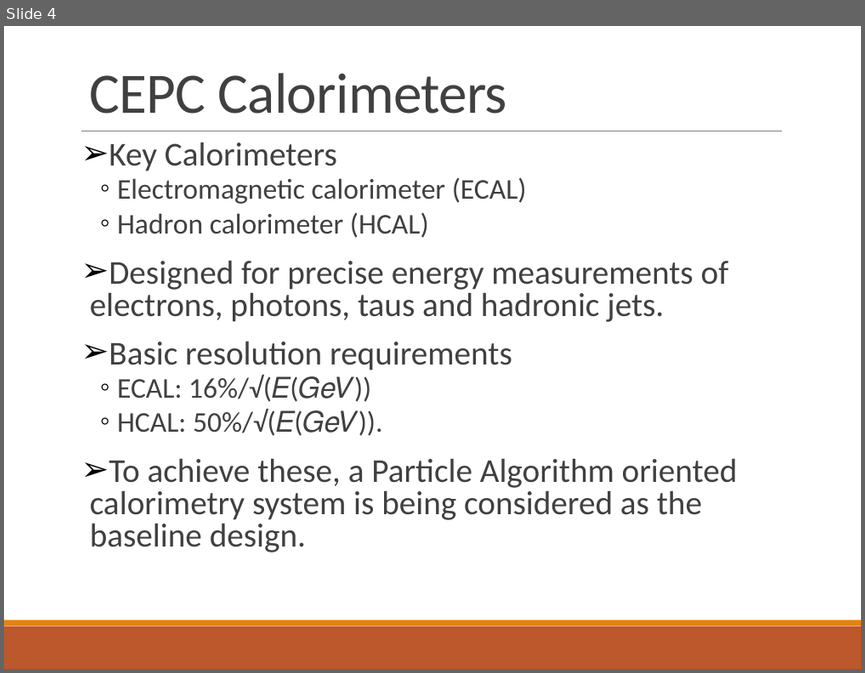
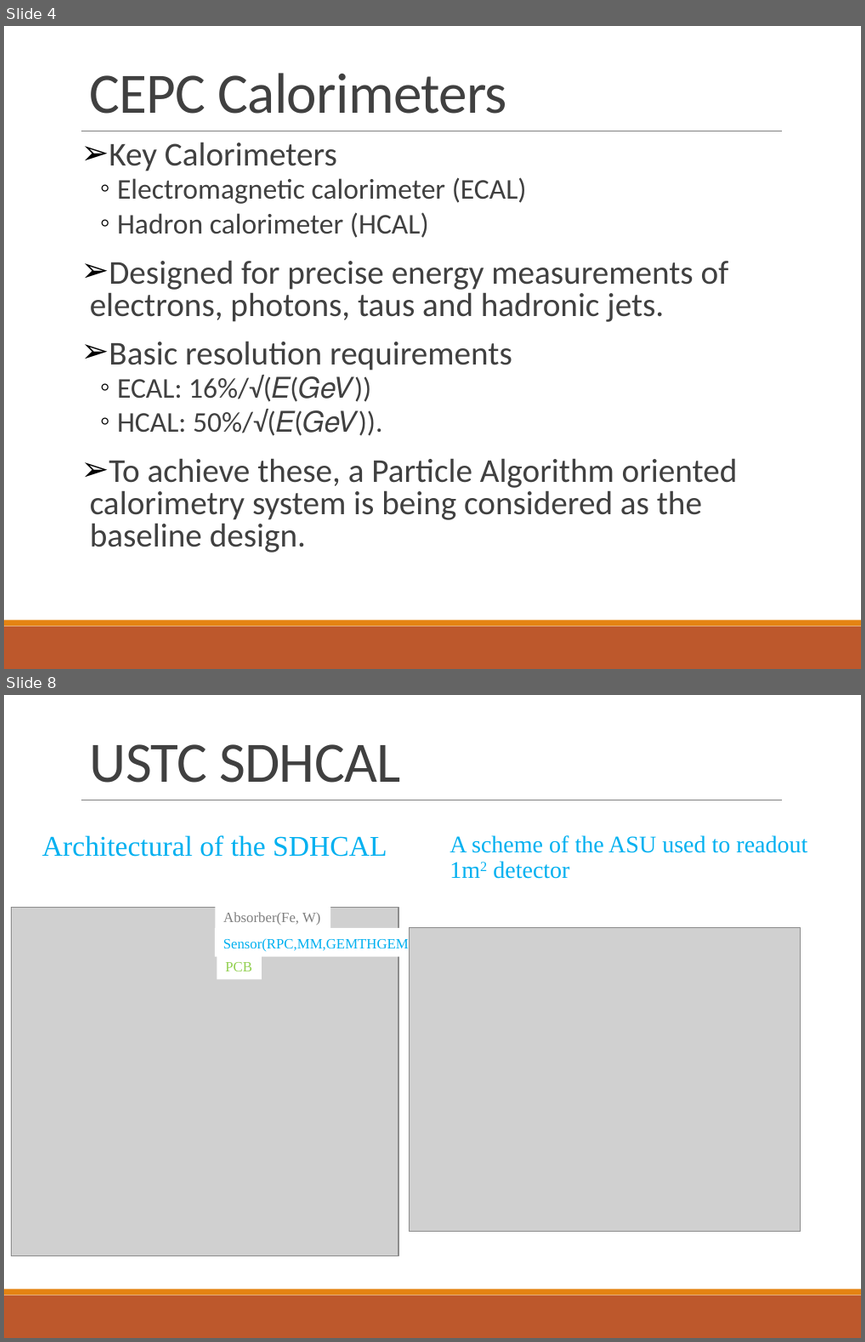
Before and after one commit to wyu0725/SDHCAL_DAQ, a slide deck: Slides/DHCAL_ReadOutElectronics.pptx. Shown one above the other, each under a label of ours: slide 4 before the commit, slides 4 and 8 after it; the slides between them are not shown. The pictures are 865x673 and 865x1342 pixels, drawn with LibreOffice and Linux fonts; fonts in the diff are those of the drawing; grey boxes stand for pictures. Boxes give left, top, right and bottom in pixels: in the first picture for what was removed or moved away, otherwise in the second. Text is boxed around its words. In the diff, an @@ line names an element or a change of style, - is before the commit and + after.

```diff
--- a/Slides/DHCAL_ReadOutElectronics.pptx
+++ b/Slides/DHCAL_ReadOutElectronics.pptx
@@ slide 8 added at [4, 695, 861, 1338], background #FFFFFF; not listed: 3 template elements that a slide beside it also shows @@
@@ title added at [90, 744, 400, 783], 48 pt, text #404040 @@
+USTC SDHCAL
@@ text added at [42, 835, 386, 857], 24 pt, text #00B0F0 @@
+Architectural of the SDHCAL
@@ text added at [449, 835, 807, 879], 20 pt, text #00B0F0 @@
+A scheme of the ASU used to readout 1m2 detector
@@ picture added at [11, 907, 398, 1255] @@
@@ text added at [223, 912, 320, 925], 12 pt, text #7F7F7F @@
+Absorber(Fe, W)
@@ rectangle added at [215, 928, 425, 957], fill #FFFFFF, 12 pt, text #00B0F0 @@
+Sensor(RPC,MM,GEMTHGEM)
@@ picture added at [409, 928, 800, 1231] @@
@@ rectangle added at [216, 953, 261, 979], fill #FFFFFF, 12 pt, text #92D050 @@
+PCB
```
Also in this commit, not shown: 3 slides changed, 5 other slides added.
